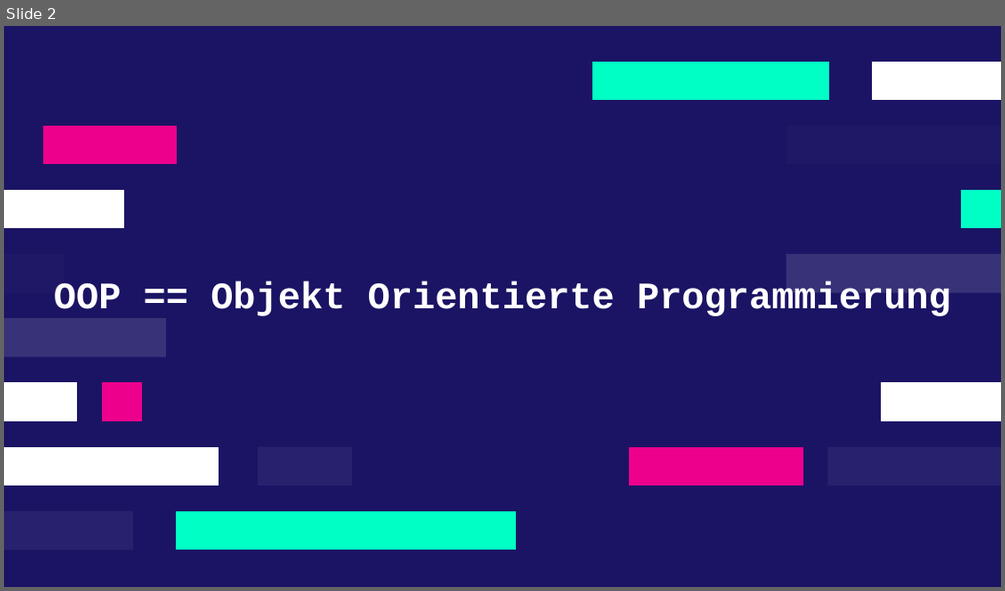
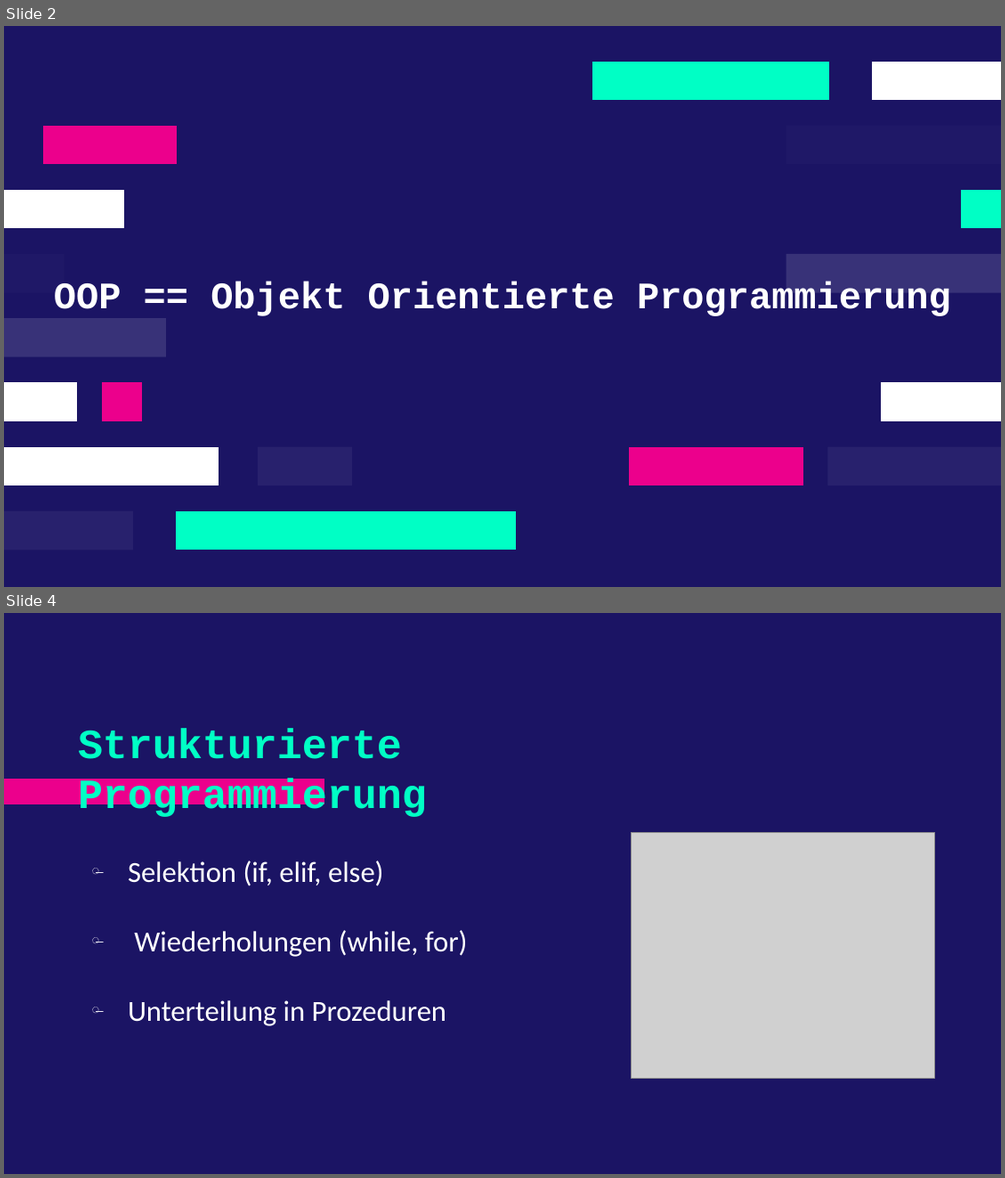
Before and after one commit to F4bianKoch/OPP_Analyse_Einsatzmoeglichkeiten, a slide deck: OOP_Analyse_und_Einstatzmöglichkeiten.odp. Shown one above the other, each under a label of ours: slide 2 before the commit, slides 2 and 4 after it; the slides between them are not shown. The pictures are 1005x591 and 1005x1178 pixels, drawn with LibreOffice and Linux fonts; fonts in the diff are those of the drawing; grey boxes stand for pictures. Boxes give left, top, right and bottom in pixels: in the first picture for what was removed or moved away, otherwise in the second. Text is boxed around its words. In the diff, an @@ line names an element or a change of style, - is before the commit and + after.

```diff
--- a/OOP_Analyse_und_Einstatzmöglichkeiten.odp
+++ b/OOP_Analyse_und_Einstatzmöglichkeiten.odp
@@ slide 4 added at (x1=4, y1=613, x2=1001, y2=1174), background #1B1464 @@
@@ title added at (x1=78, y1=728, x2=427, y2=817), 40 pt, text #00FFC5, bold @@
+Strukturierte Programmierung
@@ freeform shape added at (x1=4, y1=779, x2=324, y2=804), fill #EC008C @@
@@ picture added at (x1=631, y1=832, x2=934, y2=1078) @@
@@ text added at (x1=128, y1=860, x2=468, y2=1026), 28 pt, text #FFFFFF @@
+̶ Selektion (if, elif, else)
+̶ Wiederholungen (while, for)
+̶ Unterteilung in Prozeduren
```
Also in this commit, not shown: 3 slides changed, 11 other slides added, 2 slides removed, 5 other files.
